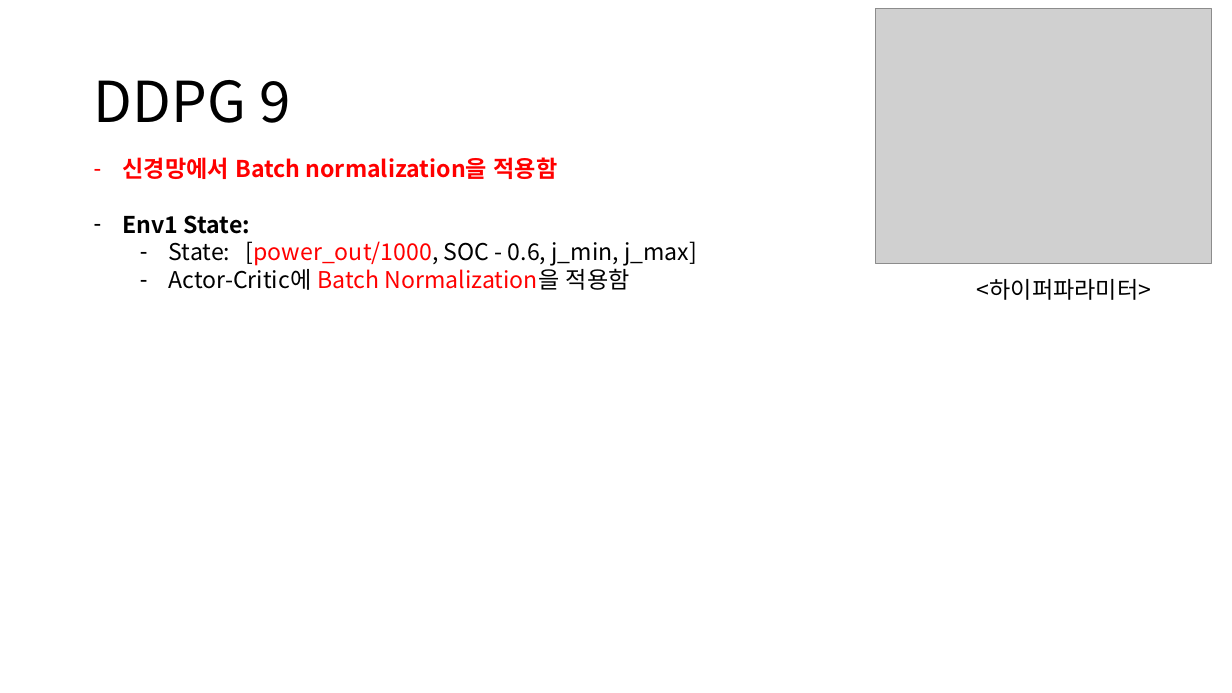
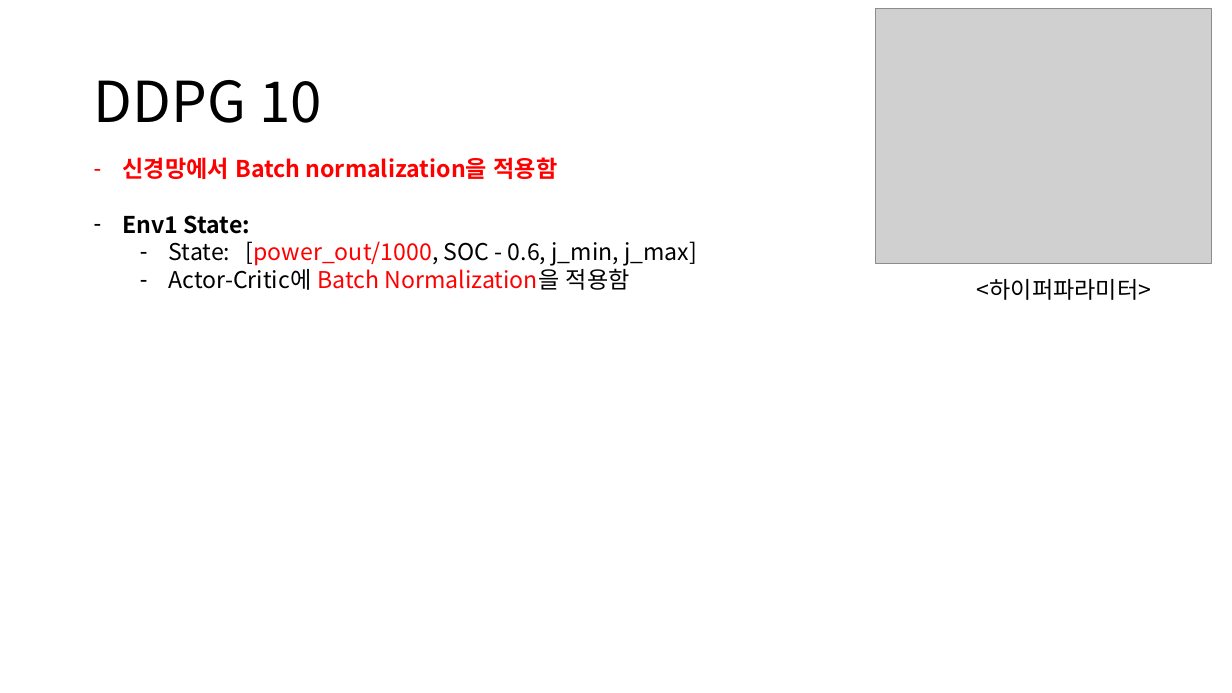
Before and after one commit to zidane89/experiment, a slide deck: slide 31 of 실험정리.pptx (slide 29 before the commit). Drawn at 1232x693 pixels with LibreOffice and Linux fonts; fonts in the diff are those of the drawing; grey boxes stand for pictures. Boxes give left, top, right and bottom in pixels: in the first picture for what was removed or moved away, otherwise in the second. Text is boxed around its words. In the diff, an @@ line names an element or a change of style, - is before the commit and + after.

```diff
--- a/실험정리.pptx
+++ b/실험정리.pptx
@@ title at <box>94,80,322,123</box>: text changed @@
-DDPG 9
+DDPG 10
```
Also in this commit, not shown: 4 other slides changed, 2 slides added, 3 other files.
